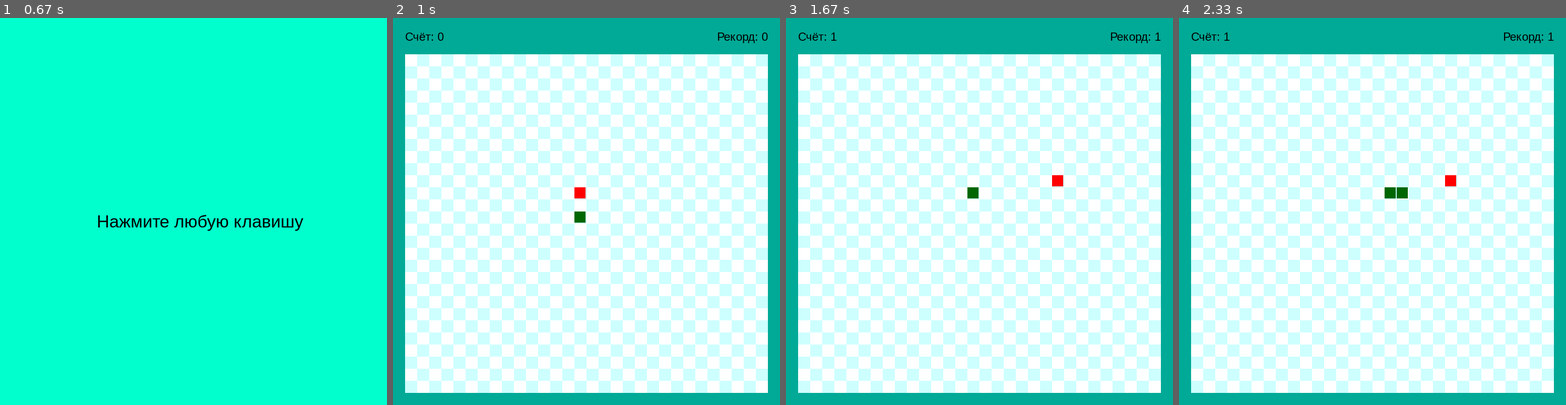
Above: before the commit, frames 1-4 (left to right).
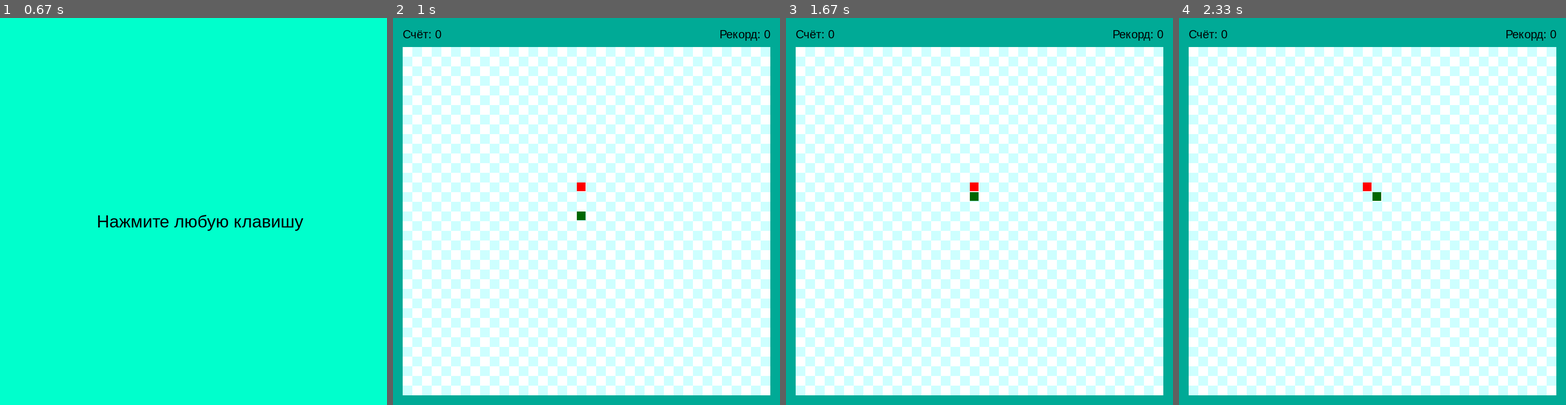
Above: after the commit, the same moments.

Repository: gumirus/lessions-python
Game: pygame game, started from Модуль#2/домашнее задание/game_snake.py
Same seed, same stepped clock (60 frames per second), same inputs: the game is played once before the commit and once after it.
Inputs:
- Up to frame 1 (0.67 s): hold Right from 0.33 s (still down)
- Up to frame 2 (1 s): release Right at 0.8 s; hold Up from 0.83 s (still down)
- Up to frame 3 (1.67 s): release Up at 1.27 s; hold Right from 1.3 s (still down)
- Up to frame 4 (2.33 s): release Right at 1.8 s; hold Left from 1.83 s (still down)

Frame 1 is identical in both runs. In frame 2, 45% of the frame differs, in the area x 2-98%, y 3-98%; in frame 3, 45%; in frame 4, 45%.

Commit message:
fix: correction code block_size

Diff:
--- a/Модуль#2/домашнее задание/game_snake.py
+++ b/Модуль#2/домашнее задание/game_snake.py
@@ -23,7 +23,7 @@
 snake_speed = 5
 
 # Размер змейки и яблока
-block_size = 25
+block_size = 20
 
 # Класс Змейка
 class Snake:
